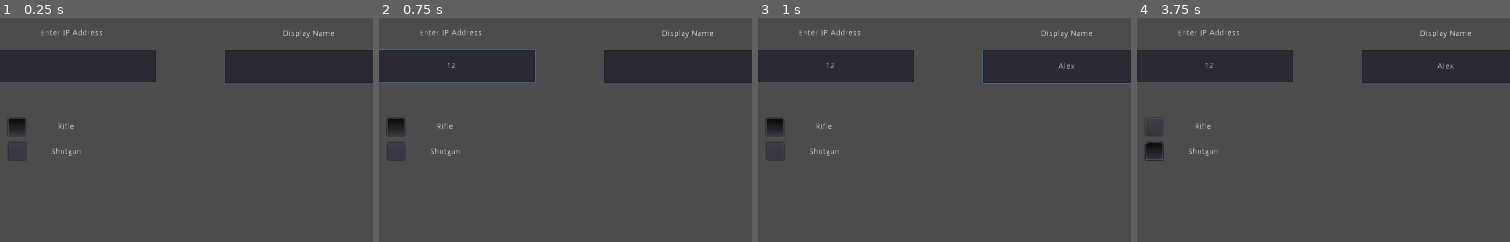
Above: before the commit, frames 1-4 (left to right).
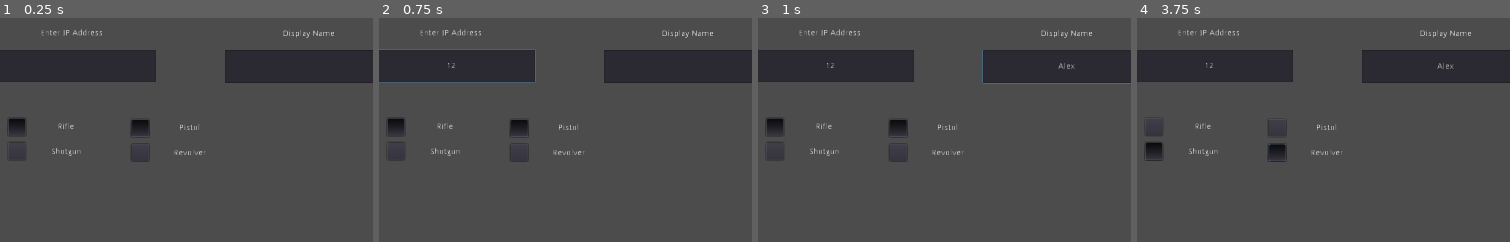
Above: after the commit, the same moments.

Repository: JulianoBZ/TopDownShooter
Game: Godot game, scene res://network2/Network_setup.tscn
The game is run twice, just before and just after one commit, with the same random seed, the same clock (stepped at 60 frames per second) and the same inputs. The engine's default icon, where the game draws it, is replaced by a stand-in: a white triangle on a blue panel in a dark square.
Inputs (mouse positions are % of the whole screen's width and height, from its top left):
- Up to frame 1 (0.25 s): no input
- Up to frame 2 (0.75 s): click (56, 61) at 0.52 s; type "12" at 0.6 s
- Up to frame 3 (1 s): click (88, 61) at 0.75 s; type "Alex" at 0.83 s
- Up to frame 4 (3.75 s): click (49, 74) at 1.25 s; click (49, 80) at 2 s; click (65, 75) at 2.77 s; click (65, 80) at 3.52 s
The pictures show only the part of the screen within x 47-97%, y 50-100%; the shares and areas given below are measured in that part.

The runs differ from the first frame. In frame 1, 0.5% of the frame differs, in the area x 2-55%, y 45-65%; in frame 2, 0.5%; in frame 3, 0.5%; in frame 4, 0.5%.

Commit message:
Adicionada 2 armas secundárias, sistema de troca de armas, recarregamento e munição reserva, e começo da implementãção de áudio

Diff:
--- a/2DTopShooter/AmmoBar.gd
+++ b/2DTopShooter/AmmoBar.gd
@@ -3,10 +3,13 @@
 
 onready var player = get_parent().get_node("Player")
 
-
 func _ready():
 	pass # Replace with function body.
 
 func _process(delta):
-	var porcentagem = player.porcentagem
-	value = porcentagem*player.ammo_count
+	if player.active_weapon == 1:
+		var porcentagem = player.Pporcentagem
+		value = porcentagem*player.Pammo_count
+	if player.active_weapon == 2:
+		var porcentagem = player.Sporcentagem
+		value = porcentagem * player.Sammo_count
--- a/2DTopShooter/Global.gd
+++ b/2DTopShooter/Global.gd
@@ -1,6 +1,7 @@
 extends Node
 
-export var firetype = 1
+export var primary = 1
+export var secondary = 1
 export var player_name = "Player"
 
 func instance_node_at_location(node: Object, parent: Object, location: Vector2):
--- /dev/null
+++ b/2DTopShooter/MenuPWeaponGroup.tres
@@ -0,0 +1,4 @@
+[gd_resource type="ButtonGroup" format=2]
+
+[resource]
+resource_name = "MenuPWeaponGroup"
--- /dev/null
+++ b/2DTopShooter/MenuSWeaponGroup.tres
@@ -0,0 +1,4 @@
+[gd_resource type="ButtonGroup" format=2]
+
+[resource]
+resource_name = "MenuSWeaponGroup"
--- a/2DTopShooter/Player-All.gd
+++ b/2DTopShooter/Player-All.gd
@@ -46,6 +46,7 @@
 			var mouse_pos = get_global_mouse_position()
 			camera.offset_h = (mouse_pos.x - position.x) / (1366 / 3)
 			camera.offset_v = (mouse_pos.y - position.y) / (768 / 3)
+		#$Health.rect_position = camera.get_camera_position()
 
 		if Input.is_action_pressed("Sprint"):
 			speed = 400
@@ -135,6 +136,7 @@
 	player.vision.visible = false
 	$HealthBar.visible = false
 	$AmmoBar.visible = false
+	$Ammo.visible = false
 
 remotesync func on_kill():
 	if kills > prev_kills:
--- a/2DTopShooter/Player-All.tscn
+++ b/2DTopShooter/Player-All.tscn
@@ -8,7 +8,8 @@
 [ext_resource path="res://HealthBar.gd" type="Script" id=6]
 [ext_resource path="res://AmmoBar.gd" type="Script" id=7]
 [ext_resource path="res://assets/circle.png" type="Texture" id=8]
-[ext_resource path="res://MenuWeaponGroup.tres" type="ButtonGroup" id=9]
+[ext_resource path="res://MenuPWeaponGroup.tres" type="ButtonGroup" id=9]
+[ext_resource path="res://MenuSWeaponGroup.tres" type="ButtonGroup" id=10]
 
 [sub_resource type="CircleShape2D" id=1]
 radius = 29.0
@@ -57,23 +58,22 @@
 current = true
 
 [node name="Health" type="Label" parent="."]
-visible = false
 light_mask = 0
 margin_left = -474.0
 margin_top = 249.0
 margin_right = -364.0
 margin_bottom = 281.0
+rect_pivot_offset = Vector2( 55, 16 )
 rect_clip_content = true
 text = "Health"
 script = ExtResource( 5 )
 
 [node name="Ammo" type="Label" parent="."]
-visible = false
-light_mask = 0
-margin_left = 346.0
-margin_top = 248.0
-margin_right = 456.0
-margin_bottom = 280.0
+light_mask = 0
+margin_left = -31.0
+margin_top = 35.0
+margin_right = 29.0
+margin_bottom = 55.0
 rect_clip_content = true
 text = "Ammo"
 script = ExtResource( 4 )
@@ -86,6 +86,7 @@
 script = ExtResource( 6 )
 
 [node name="AmmoBar" type="ProgressBar" parent="."]
+visible = false
 margin_left = -32.0
 margin_top = 32.0
 margin_right = 30.0
@@ -120,48 +121,85 @@
 margin_right = 413.0
 margin_bottom = 235.0
 
-[node name="weapon1" type="Label" parent="Esc_Menu/Panel"]
-margin_left = 312.0
-margin_top = 249.0
-margin_right = 508.0
-margin_bottom = 290.0
+[node name="Pweapon1" type="Label" parent="Esc_Menu/Panel"]
+margin_left = 508.0
+margin_top = 68.0
+margin_right = 704.0
+margin_bottom = 109.0
 rect_pivot_offset = Vector2( -684, -122 )
 text = "Rifle"
 align = 1
 valign = 1
 autowrap = true
 
-[node name="weapon2" type="Label" parent="Esc_Menu/Panel"]
-margin_left = 313.0
-margin_top = 292.0
-margin_right = 509.0
-margin_bottom = 333.0
+[node name="Pweapon2" type="Label" parent="Esc_Menu/Panel"]
+margin_left = 509.0
+margin_top = 111.0
+margin_right = 705.0
+margin_bottom = 152.0
 text = "Shotgun"
 align = 1
 valign = 1
 autowrap = true
 
-[node name="weaponbut1" type="Button" parent="Esc_Menu/Panel"]
-margin_left = 311.0
-margin_top = 254.0
-margin_right = 341.0
-margin_bottom = 284.0
+[node name="Pweaponbut1" type="Button" parent="Esc_Menu/Panel"]
+margin_left = 507.0
+margin_top = 73.0
+margin_right = 537.0
+margin_bottom = 103.0
 toggle_mode = true
 group = ExtResource( 9 )
 
-[node name="weaponbut2" type="Button" parent="Esc_Menu/Panel"]
-margin_left = 311.0
-margin_top = 296.0
-margin_right = 341.0
-margin_bottom = 326.0
+[node name="Pweaponbut2" type="Button" parent="Esc_Menu/Panel"]
+margin_left = 507.0
+margin_top = 115.0
+margin_right = 537.0
+margin_bottom = 145.0
 toggle_mode = true
 group = ExtResource( 9 )
 
+[node name="Sweapon1" type="Label" parent="Esc_Menu/Panel"]
+margin_left = 508.0
+margin_top = 180.0
+margin_right = 704.0
+margin_bottom = 221.0
+rect_pivot_offset = Vector2( -684, -122 )
+text = "Pistol"
+align = 1
+valign = 1
+autowrap = true
+
+[node name="Sweapon2" type="Label" parent="Esc_Menu/Panel"]
+margin_left = 509.0
+margin_top = 223.0
+margin_right = 705.0
+margin_bottom = 264.0
+text = "Revolver"
+align = 1
+valign = 1
+autowrap = true
+
+[node name="Sweaponbut1" type="Button" parent="Esc_Menu/Panel"]
+margin_left = 507.0
+margin_top = 185.0
+margin_right = 537.0
+margin_bottom = 215.0
+toggle_mode = true
+group = ExtResource( 10 )
+
+[node name="Sweaponbut2" type="Button" parent="Esc_Menu/Panel"]
+margin_left = 507.0
+margin_top = 227.0
+margin_right = 537.0
+margin_bottom = 257.0
+toggle_mode = true
+group = ExtResource( 10 )
+
 [node name="Change" type="Label" parent="Esc_Menu/Panel"]
-margin_left = 312.0
-margin_top = 210.0
-margin_right = 508.0
-margin_bottom = 251.0
+margin_left = 506.0
+margin_top = 12.0
+margin_right = 702.0
+margin_bottom = 53.0
 rect_pivot_offset = Vector2( -484, -77 )
 text = "Change Weapon"
 align = 1
--- a/2DTopShooter/MenuWeaponGroup.tres
+++ b/2DTopShooter/PrimaryWeaponGroup.tres
@@ -1,4 +1,3 @@
 [gd_resource type="ButtonGroup" format=2]
 
 [resource]
-resource_name = "MenuWeaponGroup"
--- a/2DTopShooter/Scenes/Player.tscn
+++ b/2DTopShooter/Scenes/Player.tscn
@@ -6,6 +6,8 @@
 [ext_resource path="res://assets/luz2.png" type="Texture" id=4]
 
 [sub_resource type="RectangleShape2D" id=1]
+
+[sub_resource type="AudioStreamGenerator" id=2]
 
 [node name="Player" type="KinematicBody2D" groups=["player"]]
 position = Vector2( -1, 0 )
@@ -44,3 +46,8 @@
 
 [node name="Bulletpoint" type="Node2D" parent="."]
 position = Vector2( 36, 0 )
+
+[node name="ShotSound" type="AudioStreamPlayer2D" parent="."]
+stream = SubResource( 2 )
+volume_db = -15.0
+attenuation = 8.57418
--- /dev/null
+++ b/2DTopShooter/SecondaryWeaponGroup.tres
@@ -0,0 +1,3 @@
+[gd_resource type="ButtonGroup" format=2]
+
+[resource]
--- a/2DTopShooter/network2/Network_setup.gd
+++ b/2DTopShooter/network2/Network_setup.gd
@@ -61,7 +61,13 @@
 	player_instance.set_network_master(id)
 
 func _on_weaponbut1_pressed():
-	Global.firetype = 1
+	Global.primary = 1
 
 func _on_weaponbut2_pressed():
-	Global.firetype = 2
+	Global.primary = 2
+
+func _on_Sweaponbut1_pressed():
+	Global.secondary = 1
+
+func _on_Sweaponbut2_pressed():
+	Global.secondary = 2
--- a/2DTopShooter/network2/Network_setup.tscn
+++ b/2DTopShooter/network2/Network_setup.tscn
@@ -1,7 +1,8 @@
-[gd_scene load_steps=3 format=2]
+[gd_scene load_steps=4 format=2]
 
 [ext_resource path="res://network2/Network_setup.gd" type="Script" id=1]
-[ext_resource path="res://WeaponGroup.tres" type="ButtonGroup" id=2]
+[ext_resource path="res://PrimaryWeaponGroup.tres" type="ButtonGroup" id=2]
+[ext_resource path="res://SecondaryWeaponGroup.tres" type="ButtonGroup" id=3]
 
 [node name="Network_setup" type="Control"]
 anchor_right = 1.0
@@ -108,14 +109,54 @@
 group = ExtResource( 2 )
 
 [node name="weaponbut2" type="Button" parent="Multiplayer_configure"]
-margin_left = 609.0
+margin_left = 608.0
 margin_top = 598.0
-margin_right = 639.0
+margin_right = 638.0
 margin_bottom = 628.0
 toggle_mode = true
 group = ExtResource( 2 )
+
+[node name="Sweapon1" type="Label" parent="Multiplayer_configure"]
+margin_left = 820.0
+margin_top = 553.0
+margin_right = 1016.0
+margin_bottom = 594.0
+rect_pivot_offset = Vector2( -684, -122 )
+text = "Pistol"
+align = 1
+valign = 1
+autowrap = true
+
+[node name="Sweapon2" type="Label" parent="Multiplayer_configure"]
+margin_left = 821.0
+margin_top = 596.0
+margin_right = 1017.0
+margin_bottom = 637.0
+text = "Revolver"
+align = 1
+valign = 1
+autowrap = true
+
+[node name="Sweaponbut1" type="Button" parent="Multiplayer_configure"]
+margin_left = 819.0
+margin_top = 558.0
+margin_right = 849.0
+margin_bottom = 588.0
+toggle_mode = true
+pressed = true
+group = ExtResource( 3 )
+
+[node name="Sweaponbut2" type="Button" parent="Multiplayer_configure"]
+margin_left = 819.0
+margin_top = 600.0
+margin_right = 849.0
+margin_bottom = 630.0
+toggle_mode = true
+group = ExtResource( 3 )
 
 [connection signal="pressed" from="Multiplayer_configure/Create_Server" to="." method="_on_Create_Server_pressed"]
 [connection signal="pressed" from="Multiplayer_configure/Join_Server" to="." method="_on_Join_Server_pressed"]
 [connection signal="pressed" from="Multiplayer_configure/weaponbut1" to="." method="_on_weaponbut1_pressed"]
 [connection signal="pressed" from="Multiplayer_configure/weaponbut2" to="." method="_on_weaponbut2_pressed"]
+[connection signal="pressed" from="Multiplayer_configure/Sweaponbut1" to="." method="_on_Sweaponbut1_pressed"]
+[connection signal="pressed" from="Multiplayer_configure/Sweaponbut2" to="." method="_on_Sweaponbut2_pressed"]
--- a/2DTopShooter/project.godot
+++ b/2DTopShooter/project.godot
@@ -80,6 +80,16 @@
 "events": [ Object(InputEventKey,"resource_local_to_scene":false,"resource_name":"","device":0,"alt":false,"shift":false,"control":false,"meta":false,"command":false,"pressed":false,"scancode":16777217,"physical_scancode":0,"unicode":0,"echo":false,"script":null)
  ]
 }
+wep1={
+"deadzone": 0.5,
+"events": [ Object(InputEventKey,"resource_local_to_scene":false,"resource_name":"","device":0,"alt":false,"shift":false,"control":false,"meta":false,"command":false,"pressed":false,"scancode":49,"physical_scancode":0,"unicode":0,"echo":false,"script":null)
+ ]
+}
+wep2={
+"deadzone": 0.5,
+"events": [ Object(InputEventKey,"resource_local_to_scene":false,"resource_name":"","device":0,"alt":false,"shift":false,"control":false,"meta":false,"command":false,"pressed":false,"scancode":50,"physical_scancode":0,"unicode":0,"echo":false,"script":null)
+ ]
+}
 
 [physics]
 
--- a/2DTopShooter/scripts/Ammo.gd
+++ b/2DTopShooter/scripts/Ammo.gd
@@ -3,4 +3,8 @@
 onready var player = get_parent().get_node("Player")
 
 func _process(delta):
-	text = "Ammo: "+str(player.ammo_count)
+	if player.active_weapon == 1:
+		text = str(player.Pammo_count) + "/" + str(player.Preserve)
+	if player.active_weapon == 2:
+		text = str(player.Sammo_count) + "/" + str(player.Sreserve)
+	#text = "Ammo: "+str(player.ammo_count)
--- a/2DTopShooter/scripts/Health.gd
+++ b/2DTopShooter/scripts/Health.gd
@@ -2,6 +2,9 @@
 
 onready var player = get_parent()
 onready var pos = Vector2(rect_position)
+onready var camera = get_node("Camera2D")
 
 func _process(delta):
+	#rect_position = camera.get_camera_position()
+
 	text = "Health: "+str(player.health)
--- a/2DTopShooter/scripts/Player.gd
+++ b/2DTopShooter/scripts/Player.gd
@@ -1,15 +1,27 @@
 extends KinematicBody2D
 
-export var firetype = 1
+export var primary = 1
+export var secondary = 2
+export var melee = 1
 export var bullet_speed = 2000
+onready var ShotSound = get_node("ShotSound")
+var riflesound = "res://assets/Sounds/ak47-2.wav"
+var riflesound2 = "res://assets/Sounds/m4a1-1.wav"
 var speed = 200
 export var fire_rate = 0.1
 export var fire_rate2 = 1.3
-var ammo_count = 30
-var ammo_max = 30
+var Pammo_count = 30
+var Pammo_max = 30
+var Sammo_count = 15
+var Sammo_max = 15
+var clips = 1
+var PrelAux = 0
+var SrelAux = 0
+var Preserve = 120
+var Sreserve = 60
 var bullet = preload("res://Scenes/Bullet.tscn")
 var can_fire = true
-export var recoil = 0
+var recoil = 0
 var max_recoil = 1
 var rand = RandomNumberGenerator.new()
 var reloading = false
@@ -19,17 +31,30 @@
 var rifle_damage = 15
 var shotgun_damage = 7
 var is_master = true
-var porcentagem = 1
-export var tot_recoil = 0
+var Pporcentagem = 1
+var Sporcentagem = 1
+export var Ptot_recoil = 0
+export var Stot_recoil = 0
+export var base_recoil = 0
 onready var reload_texture = get_parent().get_node("TextureProgress")
 onready var reload_timer = get_parent().get_node("TextureProgress/Timer")
 var reloading_animation = true
 onready var vision = $Visao
 onready var shell = preload("res://Scenes/spent_casings.tscn")
 onready var MenuPanel = get_parent().get_node("Esc_Menu/Panel")
-onready var weapon1 = MenuPanel.get_node("weaponbut1")
-onready var weapon2 = MenuPanel.get_node("weaponbut2")
-var desired_firetype
+onready var Pweapon1 = MenuPanel.get_node("Pweaponbut1")
+onready var Pweapon2 = MenuPanel.get_node("Pweaponbut2")
+onready var Sweapon1 = MenuPanel.get_node("Sweaponbut1")
+onready var Sweapon2 = MenuPanel.get_node("Sweaponbut2")
+var desired_primary
+var desired_secondary
+var desired_melee
+var active_weapon = 1
+var ejected = false
+
+signal change_P
+signal change_S
+signal change_M
 
 #puppet var puppet_rotation = 0 setget puppet_position_set
 
@@ -37,30 +62,60 @@
 func _ready():
 	vision.visible = false
 	can_fire = true
-	firetype = Global.firetype
-	desired_firetype = firetype
-	if firetype == 1:
-		porcentagem = 3.333
-		#damage = 15
-		ammo_max = 30
-		weapon1.pressed = true
-		#reload_timer.wait_time = 2.4
-	if firetype == 2:
-		ammo_count = 8
-		#damage = 4
-		porcentagem = 12.5
-		ammo_max = 8
-		weapon2.pressed = true
-	#reload_timer.wait_time = reload_texture.value
-	pass # Replace with function body.
+	primary = Global.primary
+	secondary = Global.secondary
+	desired_primary = primary
+	if primary == 1:
+		Pporcentagem = 3.333
+		Pammo_max = 30
+		Pweapon1.pressed = true
+		Preserve = Pammo_max * clips
+		active_weapon = 1
+	if primary == 2:
+		Pporcentagem = 12.5
+		Pammo_count = 8
+		Pammo_max = 8
+		Pweapon2.pressed = true
+		Preserve = Pammo_max * clips
+		active_weapon = 1
+	if secondary == 1:
+		Sammo_count = 15
+		Sammo_max = 15
+		Sporcentagem = 6.666666
+		Sweapon1.pressed = true
+		Sreserve = Sammo_max * clips
+	if secondary == 2:
+		Sammo_count = 6
+		Sammo_max = 6
+		Sporcentagem = 16.666666
+		Sweapon2.pressed = true
+		Sreserve = Sammo_max * clips
 
 
 func _process(delta):
 	if is_network_master():
-		#vision.visible = true
+		#Change Weapon Slots
+		if Input.is_action_just_pressed("wep1"):
+			active_weapon = 1
+			reloading = false
+			reload_texture.visible = false
+			reload_texture.value = 0
+		if Input.is_action_just_pressed("wep2"):
+			active_weapon = 2
+			reloading = false
+			reload_texture.visible = false
+			reload_texture.value = 0
+
+		#Look at mouse position
 		look_at(get_global_mouse_position())
 		rpc_unreliable("update_rotation", rotation_degrees)
 
+		#Sprinting
+		sprinting = get_parent().sprinting
+		if sprinting == true:
+			base_recoil = 6
+
+		#Recoil
 		if max_recoil > recoil:
 			max_recoil -= last_rec * delta
 			last_rec = max_recoil
@@ -68,13 +123,19 @@
 			last_rec = 2
 
 		rand.randomize()
-		var tot_recoil = rand.randf_range(deg2rad(recoil), deg2rad(max_recoil))
+		Ptot_recoil = rand.randf_range(deg2rad(recoil), deg2rad(max_recoil))
 		var dir_recoil = rand.randi_range(0,1)
 		if dir_recoil == 0:
-			tot_recoil *= -1
-
+			Ptot_recoil *= -1
+
+		Stot_recoil = rand.randf_range(deg2rad(recoil), deg2rad(max_recoil + base_recoil))
+		dir_recoil = rand.randi_range(0,1)
+		if dir_recoil == 0:
+			Stot_recoil *= -1
+
+		#Rifle
 		if Input.is_action_just_pressed("Reload") && reloading == false:
-			if firetype == 1 && ammo_count < 30:
+			if primary == 1 && Pammo_count < 30 && active_weapon == 1 && Preserve > 0:
 				reloading = true
 				max_recoil = 1
 				reload_texture.visible = true
@@ -89,14 +150,23 @@
 					if reload_texture.value == 240:
 						reload_texture.visible = false
 						reload_texture.value = 0
-						ammo_count = 30
+						PrelAux = Pammo_max - Pammo_count
+						if PrelAux <= Preserve:
+							Pammo_count += PrelAux
+							Preserve -= PrelAux
+						else:
+							if PrelAux > Preserve:
+								print(PrelAux,Preserve)
+								Pammo_count += Preserve
+								Preserve -= Preserve
 						reloading = false
 				#reload_timer.start()
 				#reload_texture.value = reload_timer.time_left
 				#yield(get_tree().create_timer(2.4),"timeout")
 
-			if firetype == 2 && ammo_count < 8:
-				reload_texture.max_value = 60
+			#Shotgun
+			if primary == 2 && Pammo_count < 8 && active_weapon == 1 && Preserve > 0:
+				reload_texture.max_value = 40
 				reloading = true
 				while(reloading):
 					can_fire = false
@@ -108,12 +178,13 @@
 						reload_texture.visible = false
 						reload_texture.value = 0
 						break
-					if reload_texture.value == 60:
-						reloading = false
-						reload_texture.visible = false
-						reload_texture.value = 0
-						ammo_count += 1
-					if ammo_count == 8:
+					if reload_texture.value == 40:
+						reloading = false
+						reload_texture.visible = false
+						reload_texture.value = 0
+						Pammo_count += 1
+						Preserve -= 1
+					if Pammo_count == 8:
 						reloading = false
 				can_fire = true
 				#while reloading:
@@ -122,55 +193,111 @@
 				#		ammo_count += 1
 				#		if ammo_count == 8:
 				#			reloading = false
-
-		sprinting = get_parent().sprinting
-
-		if Input.is_action_pressed("fire") && can_fire && ammo_count > 0 && !reloading && !sprinting && firetype == 1:
+			#########################################################################################
+			if secondary == 1 && Sammo_count < 15 && active_weapon == 2 && Sreserve > 0:
+				reload_texture.max_value = 80
+				reloading = true
+				reload_texture.visible = true
+				while(reloading):
+					yield(get_tree().create_timer(0.01),"timeout")
+					reload_texture.value += 1
+					if alive == false:
+						reloading = false
+						reload_texture.visible = false
+						reload_texture.value = 0
+						break
+					if reload_texture.value == 80:
+						reload_texture.visible = false
+						reload_texture.value = 0
+						SrelAux = Sammo_max - Sammo_count
+						if SrelAux <= Sreserve:
+							Sammo_count += SrelAux
+							Sreserve -= SrelAux
+						else:
+							if SrelAux > Sreserve:
+								print(SrelAux,Sreserve)
+								Sammo_count += Sreserve
+								Sreserve -= Sreserve
+						reloading = false
+
+			if secondary == 2 && Sammo_count < 6 && active_weapon == 2 && Sreserve > 0:
+				reload_texture.max_value = 100
+				reloading = true
+				SrelAux = Sammo_max - Sammo_count
+				for each in SrelAux:
+					rpc("spawn_cartridge")
+				while(reloading):
+					reload_texture.visible = true
+					yield(get_tree().create_timer(0.01),"timeout")
+					reload_texture.value += 1
+					if alive == false:
+						reloading = false
+						reload_texture.visible = false
+						reload_texture.value = 0
+						break
+					if reload_texture.value == 100:
+						reload_texture.visible = false
+						reload_texture.value = 0
+						if SrelAux <= Sreserve:
+							Sammo_count += SrelAux
+							Sreserve -= SrelAux
+						else:
+							if SrelAux > Sreserve:
+								print(SrelAux,Sreserve)
+								Sammo_count += Sreserve
+								Sreserve -= Sreserve
+						reloading = false
+
+
+		#sprinting = get_parent().sprinting
+		#if sprinting == true:
+		#	base_recoil = 12
+
+		#Rifle
+		if Input.is_action_pressed("fire") && can_fire && Pammo_count > 0 && !reloading && !sprinting && primary == 1 && active_weapon == 1:
+			can_fire = false
+			rpc("Shooting",riflesound2)
+			rpc("spawn_bullet",get_tree().get_network_unique_id(),Ptot_recoil)
+			Pammo_count -= 1
+			max_recoil += 1
+			yield(get_tree().create_timer(fire_rate/2),"timeout")
+			rpc("spawn_cartridge")
+			yield(get_tree().create_timer(fire_rate/2),"timeout")
+			if alive == true:
+				can_fire = true
+
+		#Shotgun
+		if Input.is_action_pressed("fire") && can_fire && Pammo_count > 0 && !sprinting && primary == 2 && active_weapon == 1:
+			can_fire = false
+			rpc("spawn_shotgun", get_tree().get_network_unique_id())
+			Pammo_count -= 1
+			yield(get_tree().create_timer(fire_rate2/2),"timeout")
+			rpc("spawn_shell")
+			yield(get_tree().create_timer(fire_rate2/2),"timeout")
+			if alive == true:
+				can_fire = true
+		##################################################################################################
+		#Pistol
+		if Input.is_action_just_pressed("fire") && can_fire && Sammo_count > 0 && !reloading && secondary == 1 && active_weapon == 2:
 			if can_fire:
 				can_fire = false
-				rpc("spawn_bullet",get_tree().get_network_unique_id(),tot_recoil)
-				ammo_count -= 1
+				rpc("spawn_bullet",get_tree().get_network_unique_id(),Stot_recoil)
+				Sammo_count -= 1
 				max_recoil += 1
 				yield(get_tree().create_timer(fire_rate/2),"timeout")
 				rpc("spawn_cartridge")
 				yield(get_tree().create_timer(fire_rate/2),"timeout")
 				if alive == true:
 					can_fire = true
-			#var b = bullet.instance()
-			#b.flag = get_parent()
-			#b.position = $Bulletpoint.get_global_position()
-			#b.rotation_degrees = rotation_degrees
-			#b.apply_impulse(Vector2(0,0),Vector2(bullet_speed,0).rotated(rotation + tot_recoil))
-			#get_tree().get_root().add_child(b)
-			#can_fire = false
-			#ammo_count -= 1
-			#max_recoil += 1
-			#yield(get_tree().create_timer(fire_rate),"timeout")
-			#can_fire = true
-
-		if Input.is_action_pressed("fire") && can_fire && ammo_count > 0 && !sprinting && firetype == 2:
-			#reloading = false
-			#var bullets = {"1" : bullet.instance(),"2" : bullet.instance(),"3" : bullet.instance(),"4" : bullet.instance(),
-			#"5" : bullet.instance(),"6" : bullet.instance(),"7" : bullet.instance(),"8" : bullet.instance(),
-			#"9" : bullet.instance(),"10" : bullet.instance(),"11" : bullet.instance(),"12" : bullet.instance()}
-			#var graus = -6
-			#for x in bullets:
-			#	bullets[x].damage = damage
-			#	bullets[x].rotation_degrees = rotation_degrees
-			#	bullets[x].flag = get_parent()
-			#	bullets[x].position = $Bulletpoint.get_global_position()
-			#	bullets[x].rotation_degrees = rotation_degrees
-			#	bullets[x].apply_impulse(Vector2(0,0),Vector2(bullet_speed,0).rotated(rotation + deg2rad(graus)))
-			#	get_tree().get_root().add_child(bullets[x])
-			#	graus += 1
-			can_fire = false
-			rpc("spawn_shotgun", get_tree().get_network_unique_id())
-			ammo_count -= 1
-			yield(get_tree().create_timer(fire_rate2/2),"timeout")
-			rpc("spawn_shell")
-			yield(get_tree().create_timer(fire_rate2/2),"timeout")
-			if alive == true:
-				can_fire = true
+		#Revolver
+		if Input.is_action_just_pressed("fire") && can_fire && Sammo_count > 0 && !reloading && secondary == 2 && active_weapon == 2:
+			if can_fire:
+				can_fire = false
+				rpc("spawn_bullet",get_tree().get_network_unique_id(),Stot_recoil)
+				Sammo_count -= 1
+				max_recoil += 1
+				if alive == true:
+					can_fire = true
 
 remotesync func spawn_cartridge():
 	var s = shell.instance()
@@ -251,6 +378,11 @@
 #	#global_position += direction * speed * delta
 #	move_and_slide(direction * speed)
 
+remotesync func Shooting(source):
+	var sfx = load(source)
+	ShotSound.stream = sfx
+	ShotSound.play()
+
 func _on_Timer_timeout():
 	reload_texture.visible = false
 
@@ -260,30 +392,42 @@
 	alive = false
 
 func _on_PlayerAll_respawned():
-	change_weapon(desired_firetype)
-	ammo_count = ammo_max
+	change_weapon(desired_primary,desired_secondary)
+	Pammo_count = Pammo_max
 	can_fire = true
 	visible = true
 	alive = true
-	#firetype = desired_firetype
+	#primary = desired_primary
 
 func _on_ApplyButton_pressed():
-	if weapon1.pressed == true:
-		desired_firetype = 1
-	if weapon2.pressed == true:
-		desired_firetype = 2
+	if Pweapon1.pressed == true:
+		desired_primary = 1
+	if Pweapon2.pressed == true:
+		desired_primary = 2
+	if Sweapon1.pressed == true:
+		desired_secondary = 1
+	if Sweapon2.pressed == true:
+		desired_secondary = 2
 	MenuPanel.visible = false
 	can_fire = true
 	get_parent().can_move = true
 	get_parent().esc_pressed = false
 	get_parent().camera_lock = false
 
-func change_weapon(desired_weapon):
-	if desired_weapon == 1:
-		porcentagem = 3.333
-		ammo_max = 30
-		firetype = 1
-	if desired_weapon == 2:
-		porcentagem = 12.5
-		ammo_max = 8
-		firetype = 2
+func change_weapon(desired_p,desired_s):
+	if desired_p == 1:
+		Pporcentagem = 3.333
+		Pammo_max = 30
+		primary = 1
+	if desired_p == 2:
+		Pporcentagem = 12.5
+		Pammo_max = 8
+		primary = 2
+	if desired_s == 1:
+		Sammo_max = 15
+		secondary = 1
+		Sporcentagem = 6.666666
+	if desired_s == 2:
+		Sammo_max = 6
+		secondary = 2
+		Sporcentagem = 16.666666
Not shown: 1 places in 2DTopShooter/Player-All.tscn that only renumber resources
Not shown: 1 places in 2DTopShooter/Scenes/Player.tscn that only renumber resources
Not shown, added: 2DTopShooter/assets/Sounds/ak47-2.wav.import
Not shown, added: 2DTopShooter/assets/Sounds/m4a1-1.wav.import
Not shown, added: 2DTopShooter/assets/Sounds/ak47-2.wav
Not shown, added: 2DTopShooter/assets/Sounds/m4a1-1.wav
